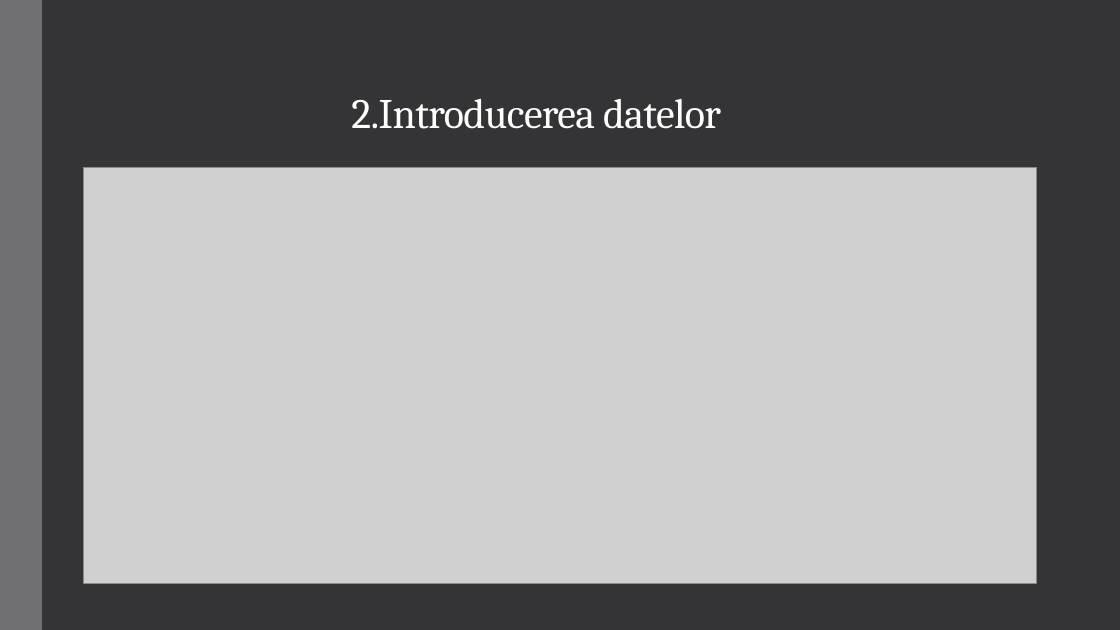
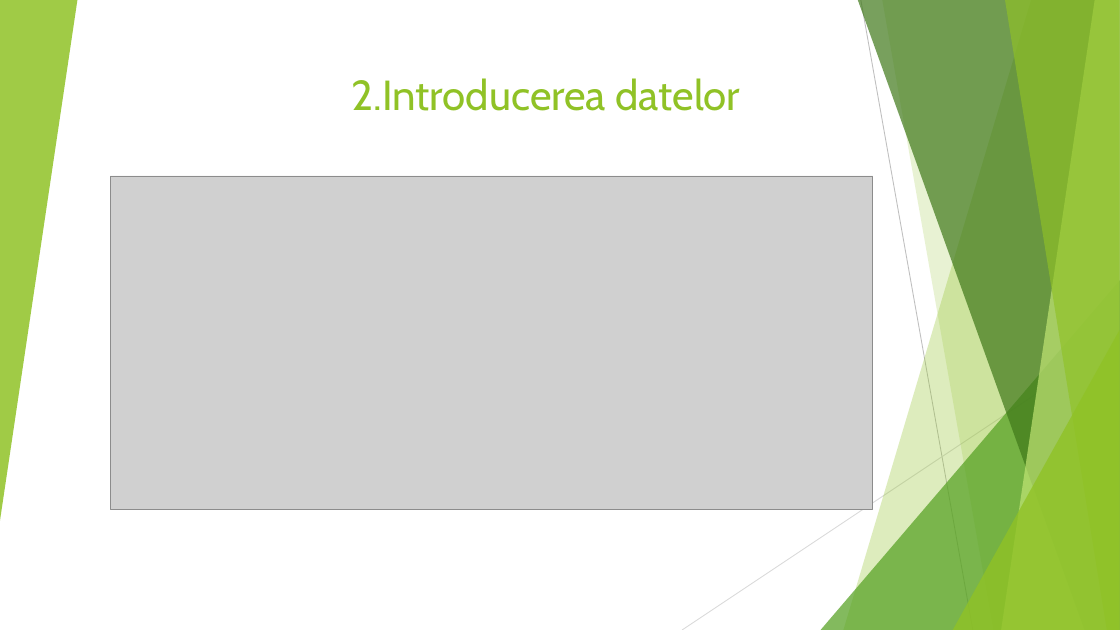
Before and after one commit to cosming20/python101project, a slide deck: slide 5 of Tracker de diabet.pptx. Drawn at 1120x630 pixels with LibreOffice and Linux fonts; fonts in the diff are those of the drawing; grey boxes stand for pictures. Boxes give left, top, right and bottom in pixels: in the first picture for what was removed or moved away, otherwise in the second. Text is boxed around its words. In the diff, an @@ line names an element or a change of style, - is before the commit and + after.

```diff
--- a/Tracker de diabet.pptx
+++ b/Tracker de diabet.pptx
@@ background #353537 to #FFFFFF @@
@@ title "2.Introducerea datelor" moved from (x1=351, y1=99, x2=721, y2=129) to (x1=352, y1=78, x2=741, y2=111) @@
@@ title "2.Introducerea datelor" at (x1=352, y1=78, x2=741, y2=111): font Cambria to Cabin, text colour #FFFFFF to #90C226, letter spacing -0.5 to 0 pt; alignment left to right; line spacing 0.85 to 1 @@
@@ rectangle removed at (x1=0, y1=0, x2=42, y2=630) @@
@@ group added at (x1=0, y1=0, x2=1120, y2=630): 5 freeform shapes, 3 triangles, 2 lines @@
@@ picture resized from (x1=84, y1=167, x2=1037, y2=583) to (x1=110, y1=176, x2=873, y2=510) @@
```
Also in this commit, not shown: 11 other slides changed.
